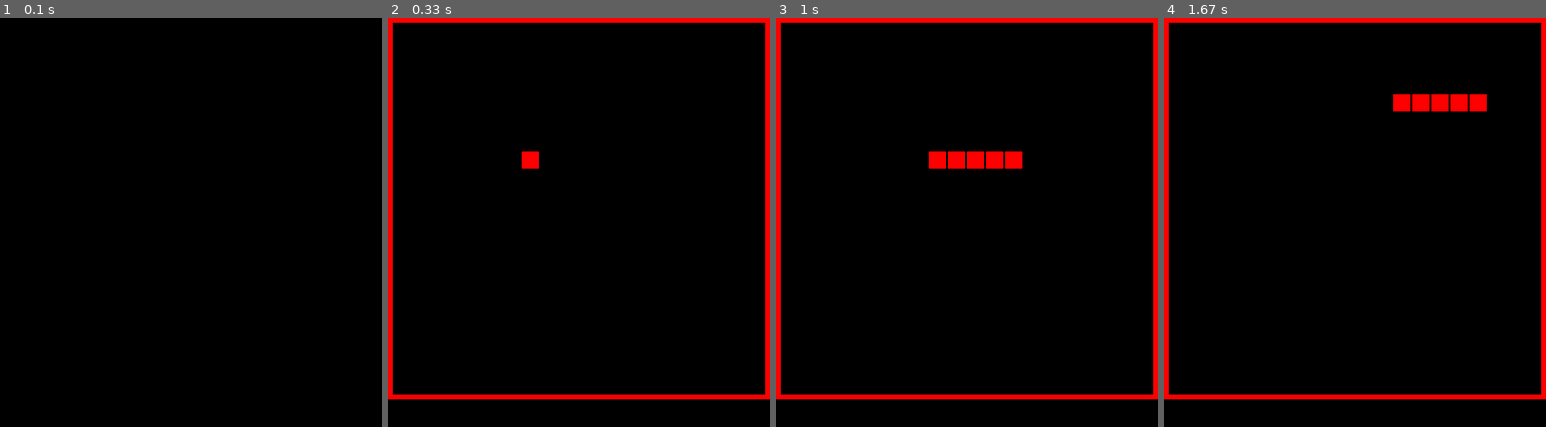
Above: before the commit, frames 1-4 (left to right).
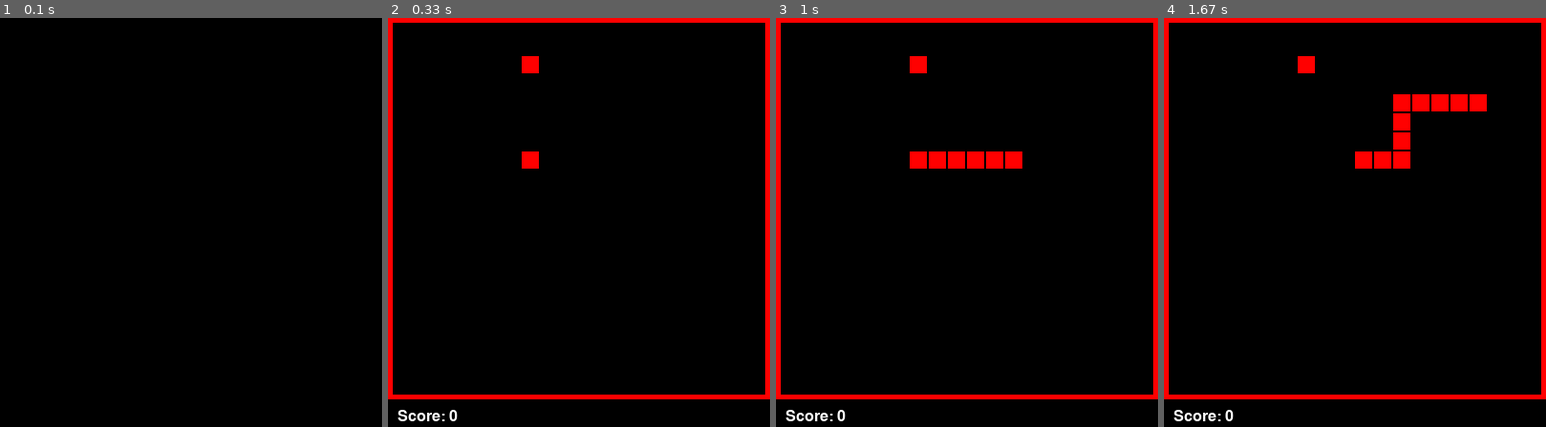
Above: after the commit, the same moments.

Repository: egortrussov/python-projects
Game: pygame game, started from snake_game/script.py
Same seed, same stepped clock (60 frames per second), same inputs: the game is played once before the commit and once after it.
Inputs:
- Up to frame 1 (0.1 s): no input
- Up to frame 2 (0.33 s): no input
- Up to frame 3 (1 s): hold Right 0.33-0.8 s; hold Up from 0.83 s (still down)
- Up to frame 4 (1.67 s): release Up at 1.13 s; hold Right 1.17-1.63 s

Frame 1 is identical in both runs. In frame 2, 0.4% of the frame differs, in the area x 2-40%, y 9-99%; in frame 3, 0.6%; in frame 4, 1.4%, in the area x 2-65%, y 9-99%.

Commit message:
game over menu, score system added

Diff:
--- a/snake_game/script.py
+++ b/snake_game/script.py
@@ -1,4 +1,6 @@
 import pygame
+import math
+import random
 
 pygame.init()
 
@@ -6,6 +8,8 @@
 
 pygame.display.set_caption('Crappy game')
 
+font = pygame.font.Font(None, 24)
+font1 = pygame.font.Font(None, 34)
 
 running = True
 
@@ -23,37 +27,27 @@
 vx = 0
 vy = 0
 trail = []
-tail = 5
+tail = 10
 score = 0
+direction = ''
+isPlaying = True
+isGameOver = False
 
-# def drawWindow():
-#     pygame.draw.rect(screen, [255, 0, 0], [0, 0, 400, 400])
-#     pygame.draw.rect(screen, [0, 0, 0], [5, 5, 390, 390])
+def drawApple():
+    pygame.draw.rect(screen, [255, 0, 0], [
+        appleX * gridSize,
+        appleY * gridSize,
+        gridSize - 2,
+        gridSize - 2
+    ])
 
-#     if (playerX < 0):
-#         playerX = tileC - 1
-#     if (playerX > tileC - 1):
-#         playerX = 0
-#     if (playerY < 0):
-#         playerY = tileC - 1
-#     if (playerY > tileC - 1):
-#         playerY = 0
-
-#     for node in trail:
-#         pygame.draw.rect(screen, [255, 0, 0], [
-#             node.x * gridSize,
-#             node.y * gridSize,
-#             gridSize - 2,
-#             gridSize - 2
-#         ])
-
-#     trail.push(Node(playerX, playerY))
-
-#     while (len(trail) > tail):
-#         trail.pop(0)
-
-
-#     pygame.display.update()
+def drawGameOverMenu():
+    pygame.draw.rect(screen, [0, 255, 0], [70, 150, 260, 100])
+    pygame.draw.rect(screen, [0, 0, 0], [75, 155, 250, 90])
+    gameOverText = font1.render('Game over, noob!', 1, (255, 255, 255))
+    restertText = font.render('Press R to restart', 1, (255, 255, 255))
+    screen.blit(gameOverText, (105, 165))
+    screen.blit(restertText, (130, 205))
 
 pygame.display.flip()
 
@@ -66,24 +60,35 @@
 
     keys = pygame.key.get_pressed()
 
-    if (keys[pygame.K_UP]):
-        vy = -1
-        vx = 0
-    if (keys[pygame.K_DOWN]):
-        vy = 1
-        vx = 0
-    if (keys[pygame.K_LEFT]):
-        vx = -1
-        vy = 0
-    if (keys[pygame.K_RIGHT]):
-        vx = 1
-        vy = 0
+    if (isPlaying):
 
-    playerX += vx
-    playerY += vy
+        if (keys[pygame.K_UP] and direction != 'down'):
+            direction = 'up'
+            vy = -1
+            vx = 0
+        if (keys[pygame.K_DOWN] and direction != 'up'):
+            direction = 'down'
+            vy = 1
+            vx = 0
+        if (keys[pygame.K_LEFT] and direction != 'right'):
+            direction = 'left'
+            vx = -1
+            vy = 0
+        if (keys[pygame.K_RIGHT] and direction != 'left'):
+            direction = 'right'
+            vx = 1
+            vy = 0
 
+    if isPlaying:
+        playerX += vx
+        playerY += vy
+
+    pygame.draw.rect(screen, [0, 0, 0], [0, 0, 400, 500])
     pygame.draw.rect(screen, [255, 0, 0], [0, 0, 400, 400])
     pygame.draw.rect(screen, [0, 0, 0], [5, 5, 390, 390])
+
+    scoreText = font.render(('Score: ' + str(score)), 1, (255, 255, 255))
+    screen.blit(scoreText, (10, 410))
 
     if (playerX < 0):
         playerX = tileC - 1
@@ -94,18 +99,56 @@
     if (playerY > tileC - 1):
         playerY = 0
 
+    index = 0
+
     for node in trail:
+        index += 1
         pygame.draw.rect(screen, [255, 0, 0], [
             node.x * gridSize,
             node.y * gridSize,
             gridSize - 2,
             gridSize - 2
         ])
+        if (not vx and not vy):
+            continue
+        if (playerX == node.x and playerY == node.y and index != len(trail) and len(trail) > 0):
+            print('HHH')
+            isPlaying = False
+            isGameOver = True
 
-    trail.append(Node(playerX, playerY))
 
-    while (len(trail) > tail):
-        trail.pop(0)
+    if not isPlaying:
+        vx = 0
+        vy = 0
+
+    if isPlaying:
+
+        trail.append(Node(playerX, playerY))
+
+        while (len(trail) > tail):
+            trail.pop(0)
+
+        if (appleX == playerX and appleY == playerY):
+            tail += 1
+            score += 1
+
+            isAppleCoordFound = False
+            while (not isAppleCoordFound):
+                appleX = random.randint(1, tileC - 1)
+                appleY = random.randint(1, tileC - 1)
+
+                isCorrect = True
+
+                for node in trail:
+                    if (node.x == appleX and node.y == appleY):
+                        isCorrect = False
+                        break
+                isAppleCoordFound = isCorrect
+
+        drawApple()
+
+    if (isGameOver):
+        drawGameOverMenu()
 
 
     pygame.display.update()
--- a/telegram_bots/test_bot/config.py
+++ b/telegram_bots/test_bot/config.py
@@ -1 +1 @@
-TOKEN = '1051897546:AAGXZdIVg65IdnQZ2KikhKxT6yQ5cdey37w'
+TOKEN = ''
